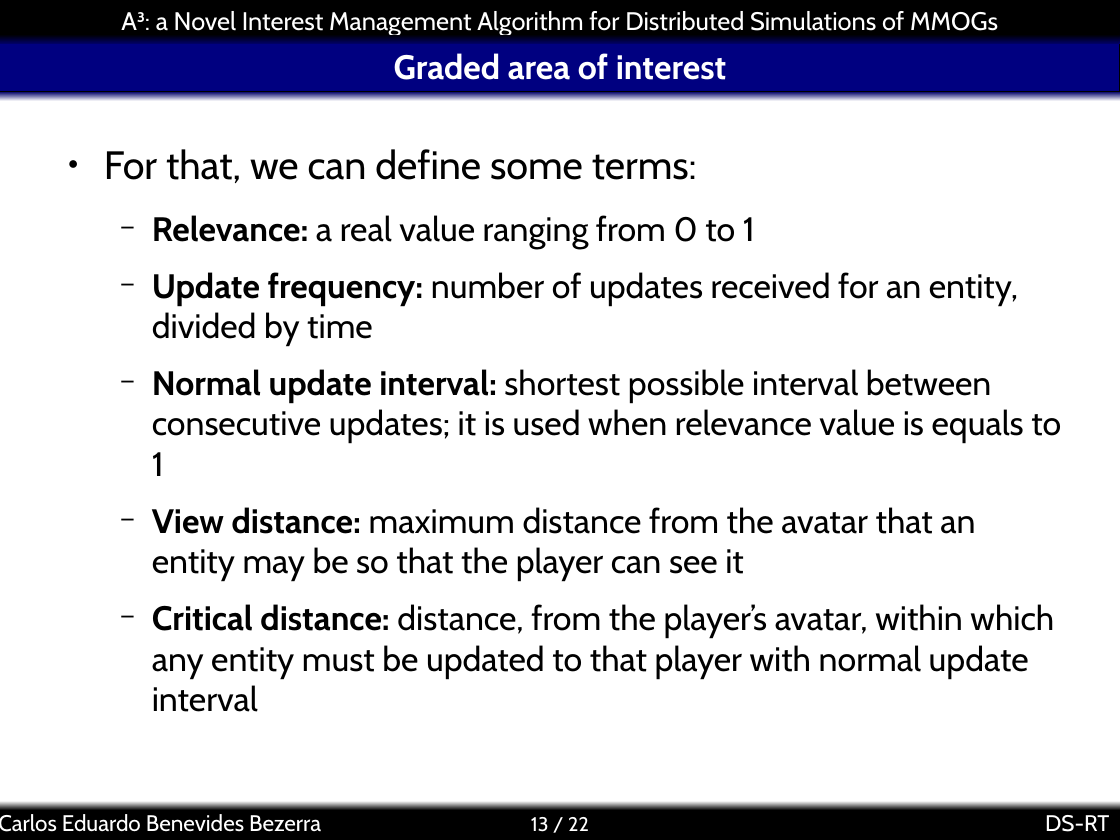
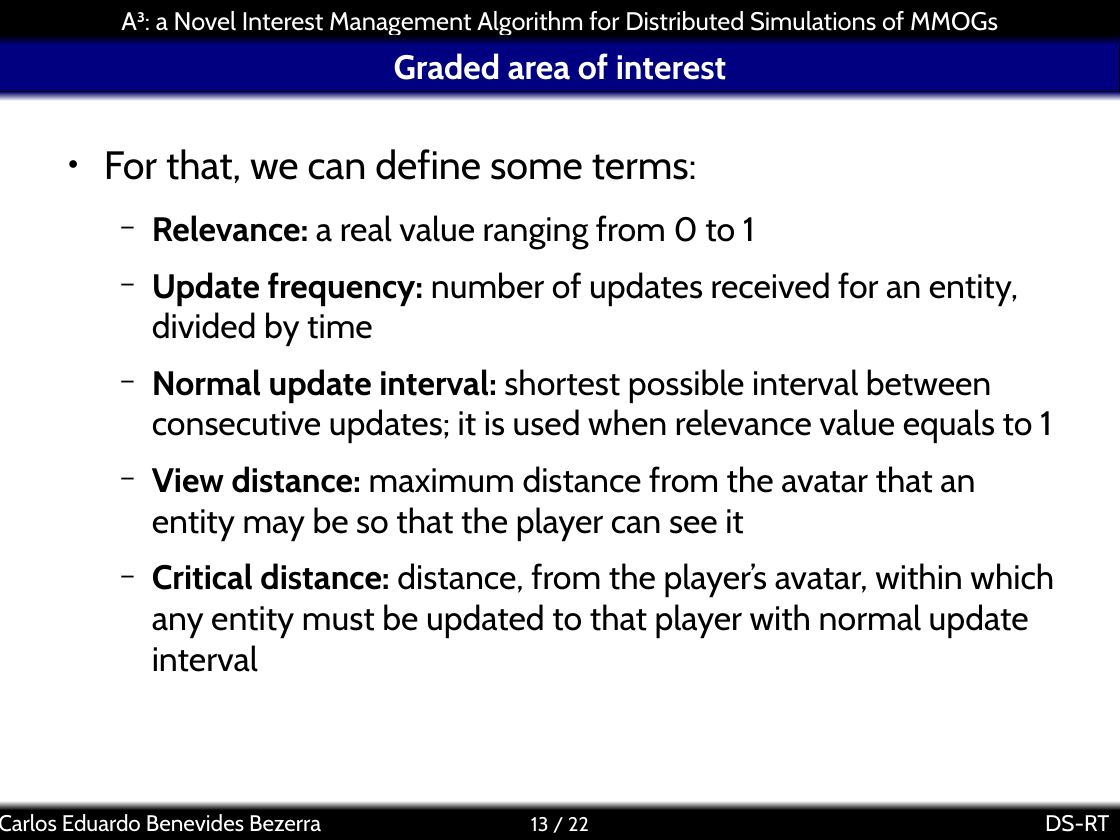
Before and after one commit to kdubezerra/kdubezerra, a slide deck: slide 13 of textos/dsrt/a3slides.ppt. Drawn at 1120x840 pixels with LibreOffice and Linux fonts; fonts in the diff are those of the drawing; background and template pictures are left out. Boxes give left, top, right and bottom in pixels: in the first picture for what was removed or moved away, otherwise in the second. Text is boxed around its words. In the diff, an @@ line names an element or a change of style, - is before the commit and + after.

```diff
--- a/textos/dsrt/a3slides.ppt
+++ b/textos/dsrt/a3slides.ppt
@@ text at bbox=[152, 369, 1052, 443]: text changed @@
-  − Normal update interval: shortest possible interval between consecutive updates; it is used when relevance value is equals to 1
+  − Normal update interval: shortest possible interval between consecutive updates; it is used when relevance value equals to 1
```
Also in this commit, not shown: 7 other slides changed, 1 slide added, 1 slide removed.
